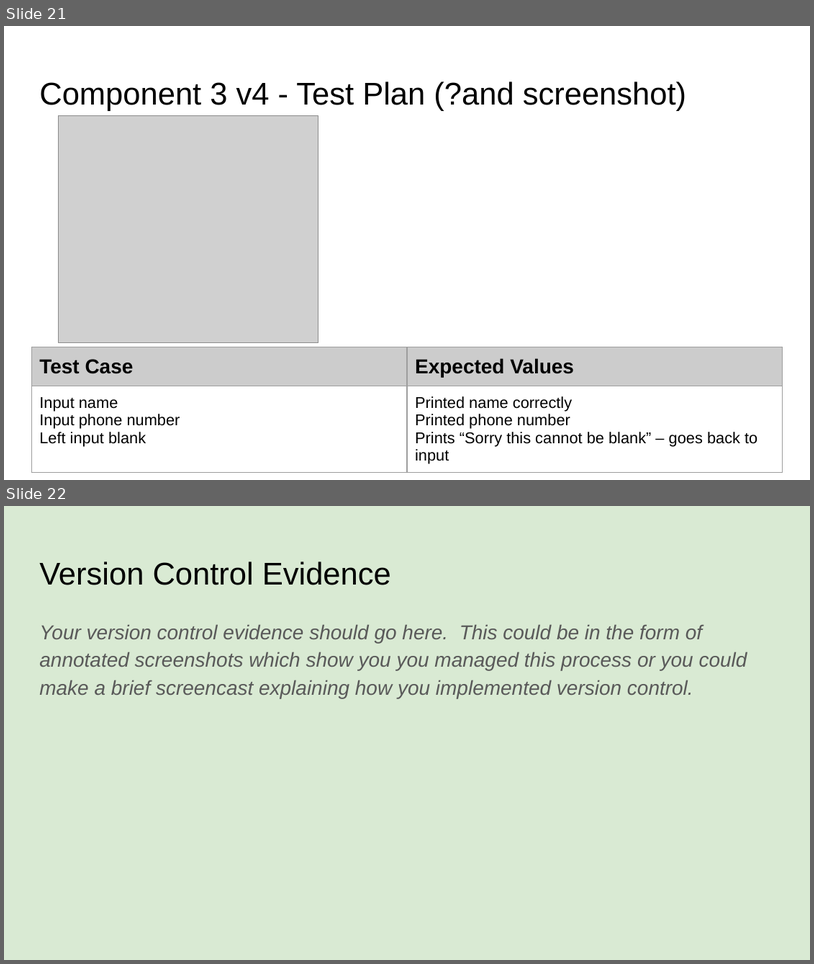
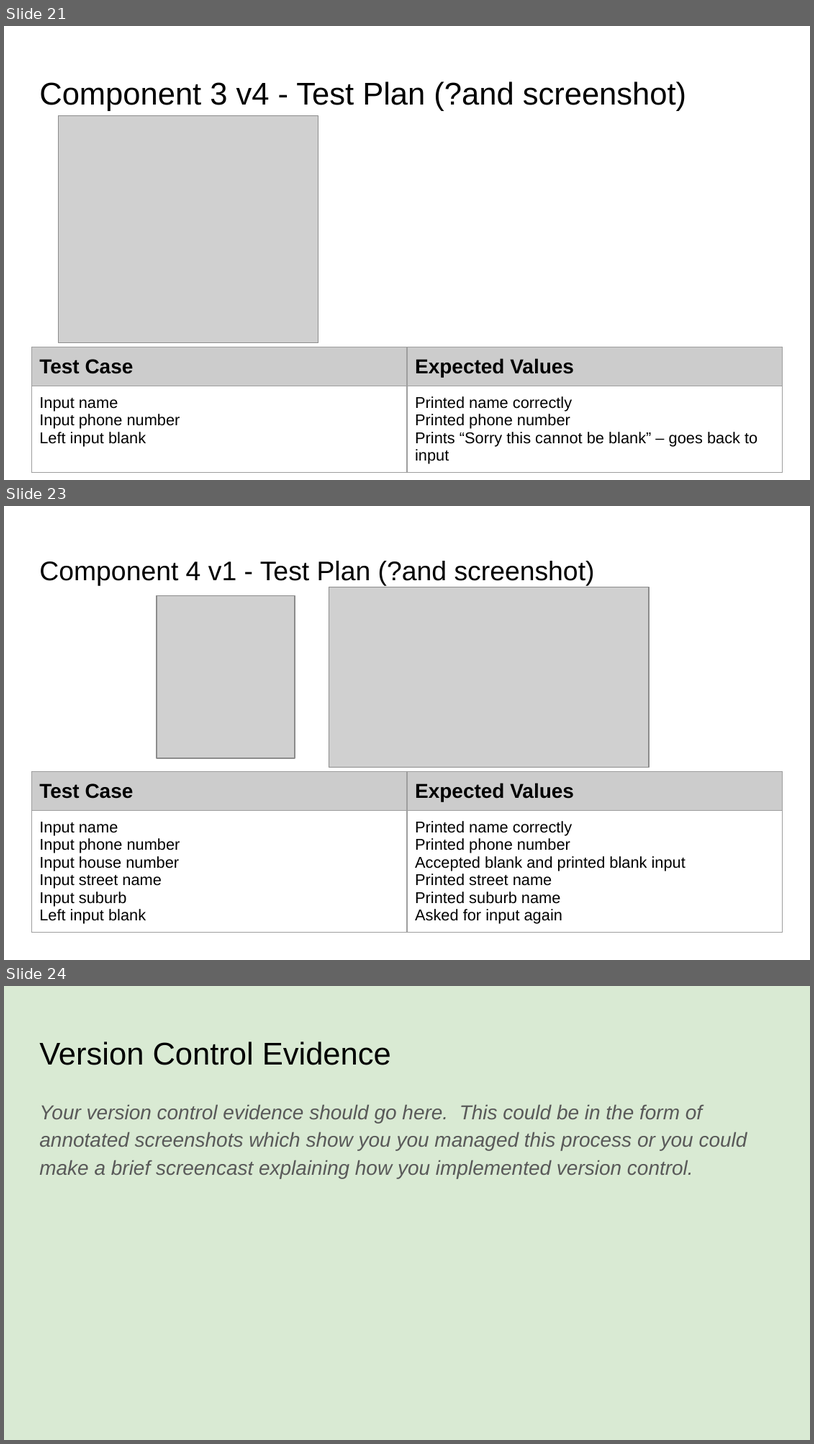
Before and after one commit to James-Wilde/Pizza_Bot, a slide deck: 022_91893+_+91897+Documentation.pptx. Shown one above the other, each under a label of ours: slides 21 and 22 before the commit, slides 21, 23 and 24 after it; the slides between them are not shown. The pictures are 814x964 and 814x1444 pixels, drawn with LibreOffice and Linux fonts; fonts in the diff are those of the drawing; grey boxes stand for pictures. Boxes give left, top, right and bottom in pixels: in the first picture for what was removed or moved away, otherwise in the second. Text is boxed around its words. In the diff, an @@ line names an element or a change of style, - is before the commit and + after.

Commit message:
a
Update powerpoint

```diff
--- a/022_91893+_+91897+Documentation.pptx
+++ b/022_91893+_+91897+Documentation.pptx
@@ slide 23 added at [4, 506, 810, 960], background #FFFFFF @@
@@ title added at [39, 561, 595, 585], 24 pt, text #000000 @@
+Component 4 v1 - Test Plan (?and screenshot)
@@ picture added at [329, 587, 649, 767] @@
@@ picture added at [157, 595, 295, 757] @@
@@ table added at [31, 771, 783, 941], 2 rows, 2 columns @@
+Test Case | Expected Values
+Input name / Input phone number / Input house number / Input street name / Input suburb / Left input blank | Printed name correctly / Printed phone number / Accepted blank and printed blank input / Printed street name / Printed suburb name / Asked for input again
@@ what was slide 22 is now slide 24 @@
```
Also in this commit, not shown: 1 other slide added, 1 other file.
